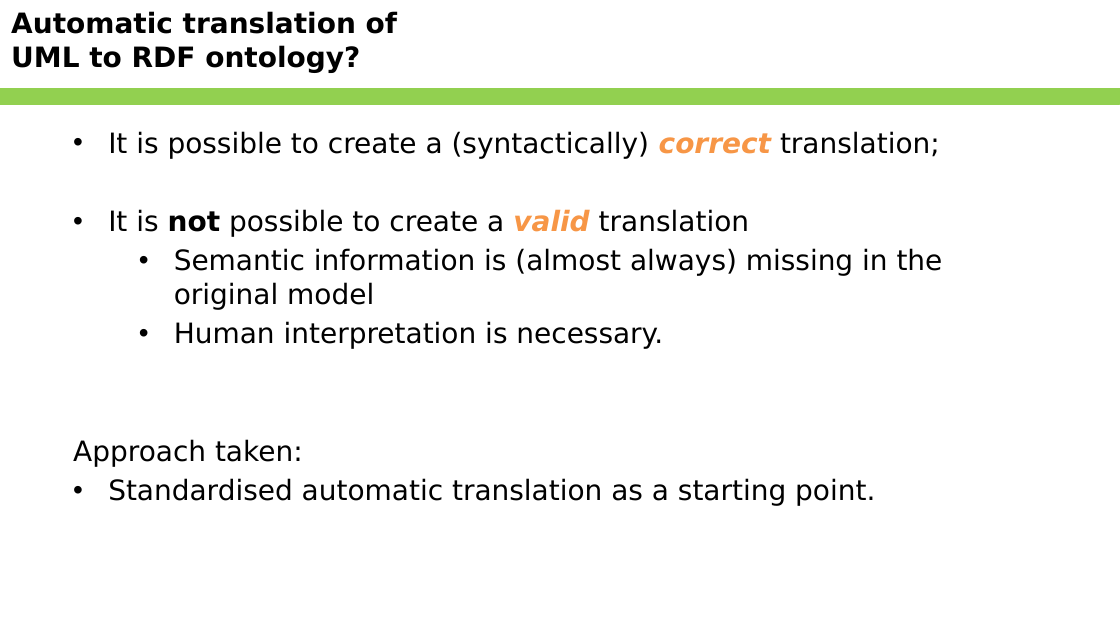
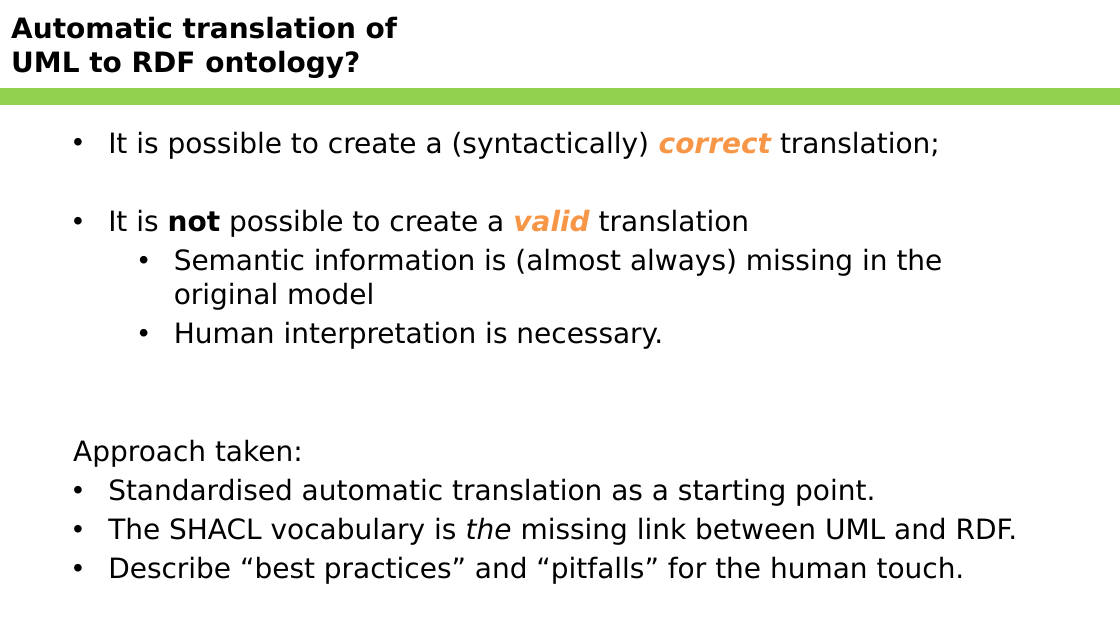
Before and after one commit to Geonovum/NEN3610-Linkeddata, a slide deck: slide 36 of Presentations/NEN3610-LD and ISO19103.pptx (slide 24 before the commit). Drawn at 1120x630 pixels with LibreOffice and Linux fonts; fonts in the diff are those of the drawing; background and template pictures are left out. Boxes give left, top, right and bottom in pixels: in the first picture for what was removed or moved away, otherwise in the second. Text is boxed around its words. In the diff, an @@ line names an element or a change of style, - is before the commit and + after.

```diff
--- a/Presentations/NEN3610-LD and ISO19103.pptx
+++ b/Presentations/NEN3610-LD and ISO19103.pptx
@@ text "Automatic translation of UML to ..." at box(11, 16, 397, 78): vertical alignment top to middle @@
@@ text at box(108, 517, 1018, 584): paragraphs added @@
+• The SHACL vocabulary is the missing link between UML and RDF.
+• Describe “best practices” and “pitfalls” for the human touch.
```
Also in this commit, not shown: 4 other slides changed, 16 slides added, 4 slides removed.
